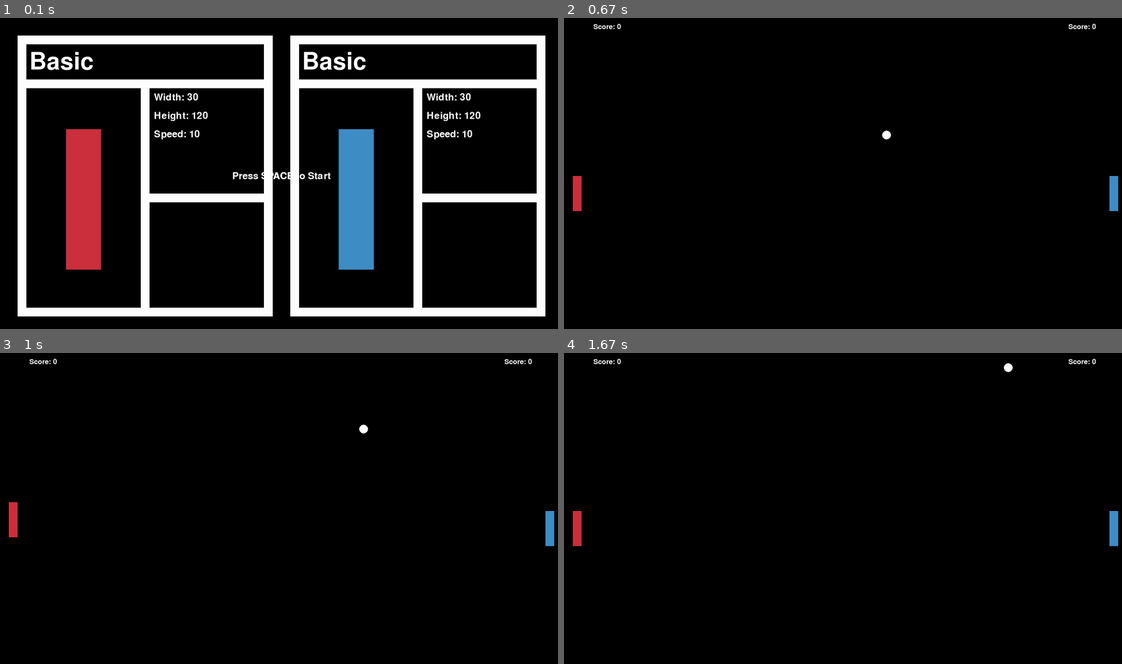
Above: before the commit, frames 1-4 (two rows, left to right).
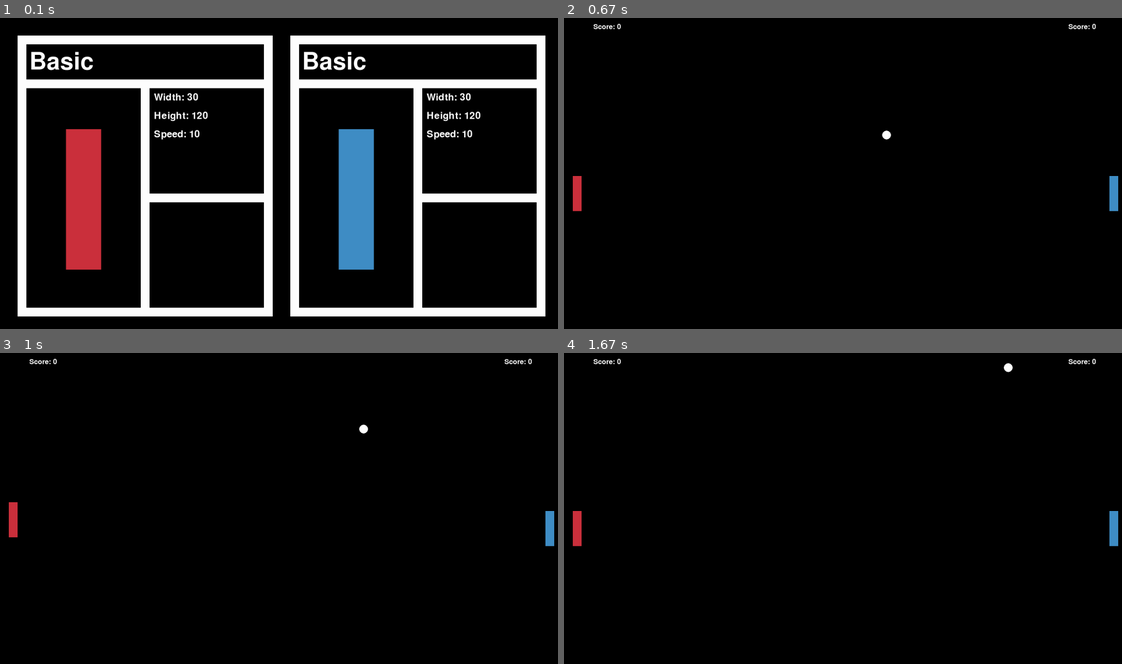
Above: after the commit, the same moments.

Repository: Klihe/PingPong-PyGame
Game: pygame game, started from main.py
Same seed, same stepped clock (60 frames per second), same inputs: the game is played once before the commit and once after it.
Inputs:
- Up to frame 1 (0.1 s): no input
- Up to frame 2 (0.67 s): tap Space at 0.33 s
- Up to frame 3 (1 s): tap W at 0.67 s
- Up to frame 4 (1.67 s): tap S at 1 s; hold Right from 1.33 s (still down)

The runs differ from the first frame. In frame 1, 0.2% of the frame differs, in the area x 41-60%, y 49-53%; in frame 2, nothing differs; in frame 3, nothing differs; in frame 4, nothing differs.

Commit message:
Clear menu

Diff:
--- a/modules/gameState/menu.py
+++ b/modules/gameState/menu.py
@@ -9,7 +9,6 @@
     nameFont = pygame.font.Font(None, 120)
     statsFont = pygame.font.Font(None, 48)
     charFont = pygame.font.Font(None, 200)
-    text = menuFont.render("Press SPACE to Start", True, Color.WHITE)
     # Player 1
     # background
     pygame.draw.rect(win, Color.WHITE, (60, 60, 870, 960))
@@ -57,5 +56,3 @@
     # specialAbility = statsFont.render("Special Ability: " + str(players[0].score), True, Color.WHITE)
     # ability
     pygame.draw.rect(win, Color.BLACK, (510 + 930, 630, 810 / 2 - 15, 750 / 2 - 15))
-
-    win.blit(text, (windowWidth // 2 - text.get_width() // 2, windowHeight // 2 - text.get_height() // 2))
